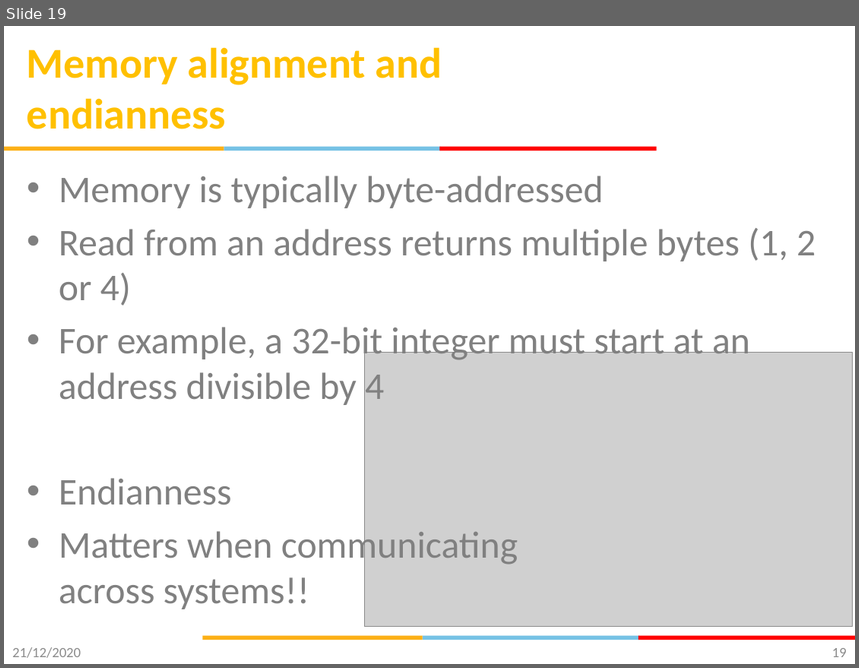
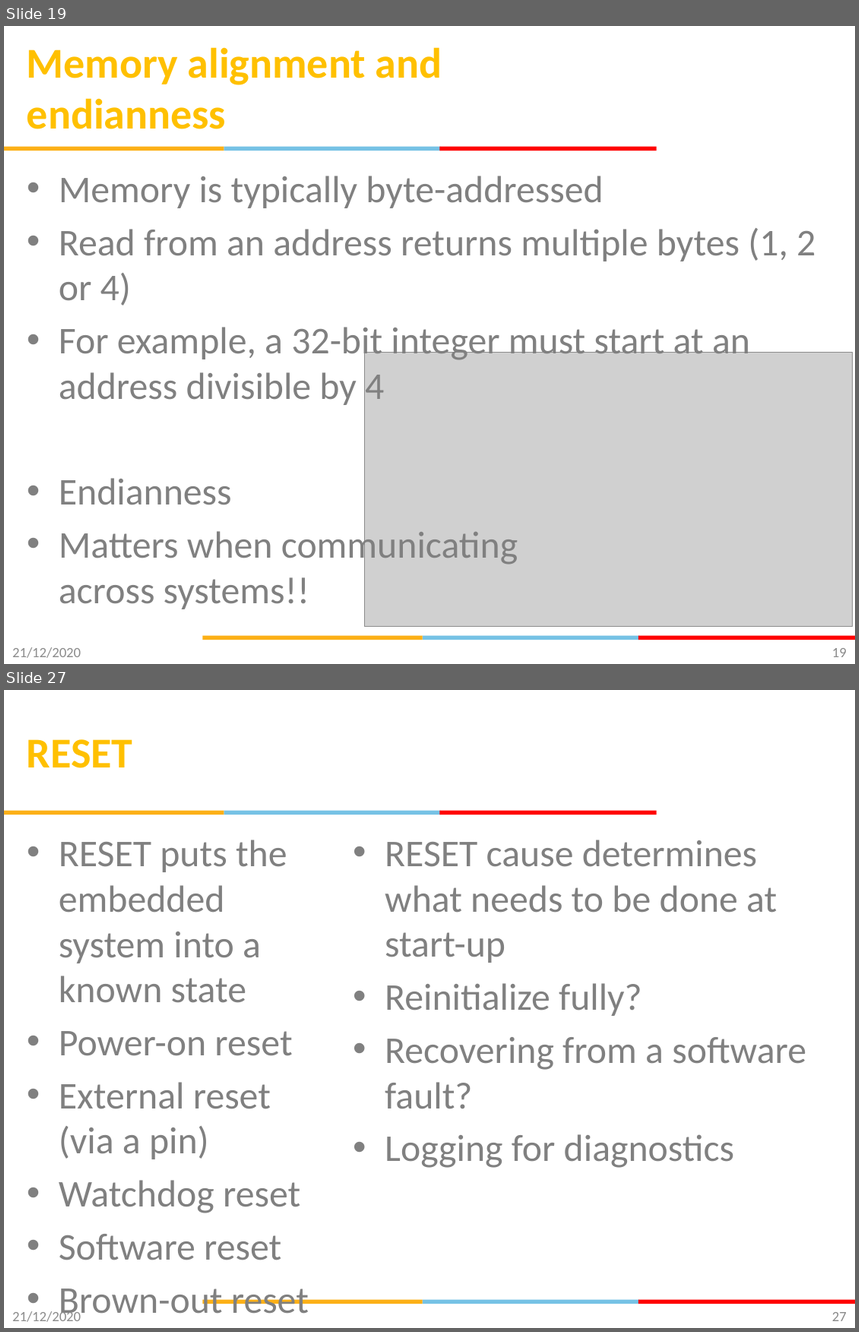
Before and after one commit to gsaurabhr-teaching/csg523-material, a slide deck: Lec-6-8-embedded-fundamentals.pptx. Shown one above the other, each under a label of ours: slide 19 before the commit, slides 19 and 27 after it; the slides between them are not shown. The pictures are 859x668 and 859x1332 pixels, drawn with LibreOffice and Linux fonts; fonts in the diff are those of the drawing; grey boxes stand for pictures; background and template pictures are left out. Boxes give left, top, right and bottom in pixels: in the first picture for what was removed or moved away, otherwise in the second. Text is boxed around its words. In the diff, an @@ line names an element or a change of style, - is before the commit and + after.

Commit message:
embedded fundamentals - added boot sequence, reset and power modes

```diff
--- a/Lec-6-8-embedded-fundamentals.pptx
+++ b/Lec-6-8-embedded-fundamentals.pptx
@@ slide 27 added at <box>4,690,855,1328</box>, background #FFFFFF; not listed: 6 template elements that a slide beside it also shows @@
@@ title added at <box>27,739,133,768</box>, 36 pt, text #FFC000, bold @@
+RESET
@@ text added at <box>59,840,309,1322</box>, 32 pt, text #808080 @@
+• RESET puts the embedded system into a known state
+• Power-on reset
+• External reset (via a pin)
+• Watchdog reset
+• Software reset
+• Brown-out reset
@@ text added at <box>385,840,807,1168</box>, 32 pt, text #808080 @@
+• RESET cause determines what needs to be done at start-up
+• Reinitialize fully?
+• Recovering from a software fault?
+• Logging for diagnostics
@@ text added at <box>12,1310,81,1322</box>, 12 pt, text #8C8C8C @@
+21/12/2020
@@ page number added at <box>832,1312,847,1322</box>, 12 pt, text #898989 @@
+27
```
Also in this commit, not shown: 2 slides changed, 8 other slides added.
